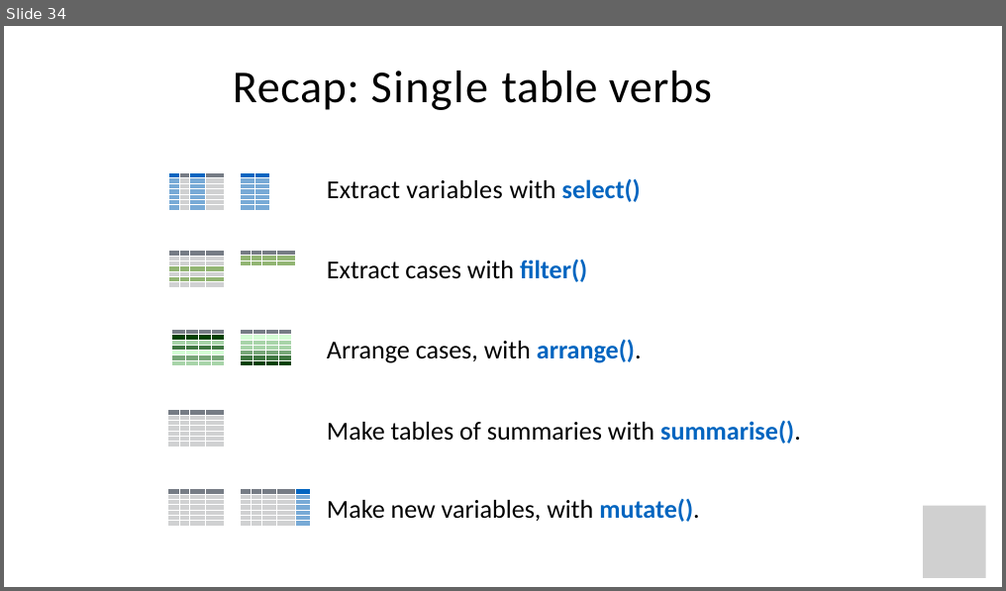
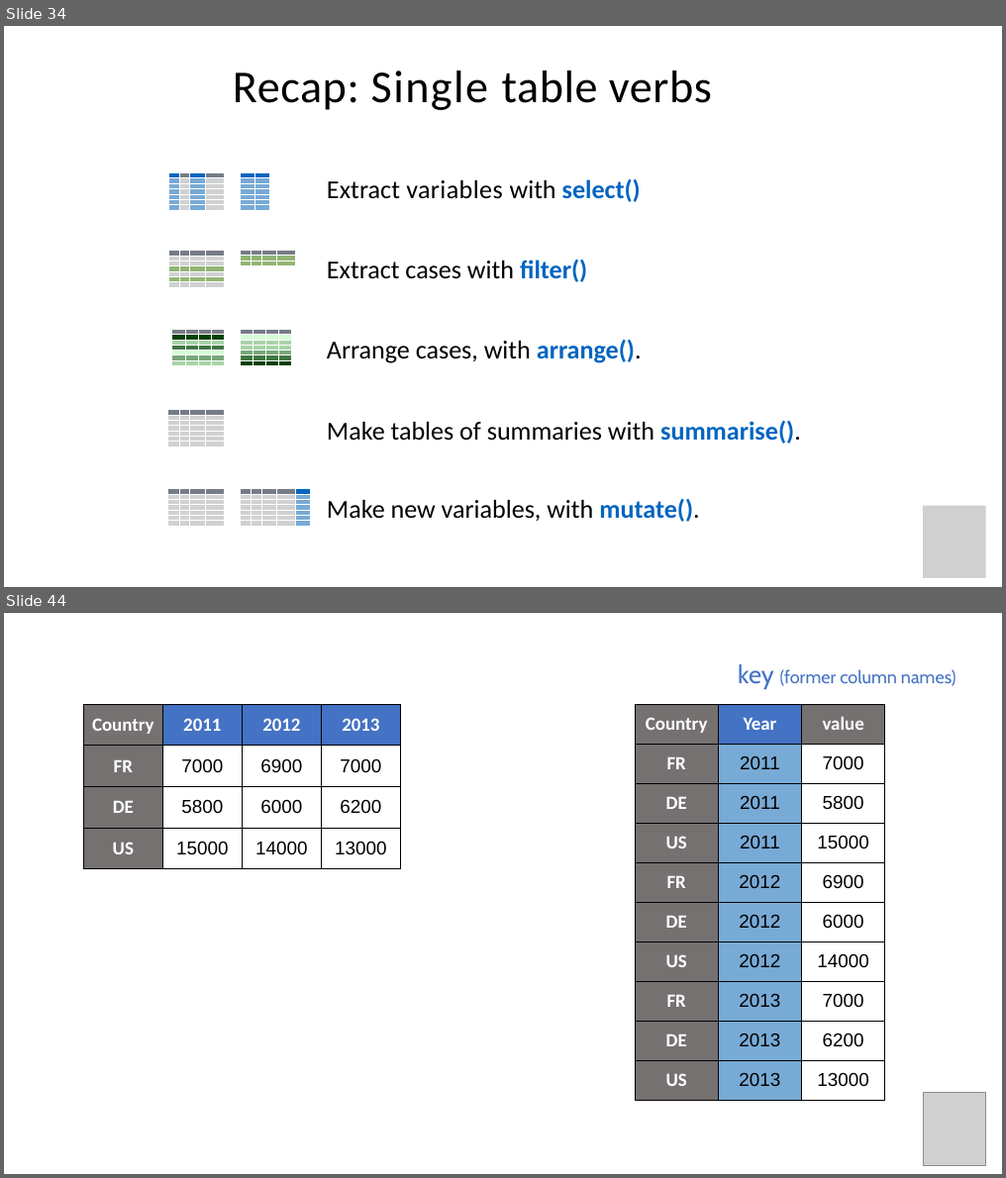
Before and after one commit to Ahmedbargheet/R-for-beginners_UiT, a slide deck: R_workshop_3.ppt. Shown one above the other, each under a label of ours: slide 34 before the commit, slides 34 and 44 after it; the slides between them are not shown. The pictures are 1006x591 and 1006x1178 pixels, drawn with LibreOffice and Linux fonts; fonts in the diff are those of the drawing; grey boxes stand for pictures; background and template pictures are left out. Boxes give left, top, right and bottom in pixels: in the first picture for what was removed or moved away, otherwise in the second. Text is boxed around its words. In the diff, an @@ line names an element or a change of style, - is before the commit and + after.

```diff
--- a/R_workshop_3.ppt
+++ b/R_workshop_3.ppt
@@ slide 44 added at bbox=[4, 613, 1002, 1174], background #FFFFFF @@
@@ text added at bbox=[738, 664, 956, 688], 17.2 pt, text #4472C4 @@
+key (former column names)
@@ table added at bbox=[83, 704, 401, 869], 4 rows, 4 columns @@
+Country | 2011 | 2012 | 2013
+FR | 7000 | 6900 | 7000
+DE | 5800 | 6000 | 6200
+US | 15000 | 14000 | 13000
@@ table added at bbox=[635, 704, 884, 1100], 10 rows, 3 columns @@
+Country | Year | value
+FR | 2011 | 7000
+DE | 2011 | 5800
+US | 2011 | 15000
+FR | 2012 | 6900
+DE | 2012 | 6000
+US | 2012 | 14000
+FR | 2013 | 7000
+DE | 2013 | 6200
+US | 2013 | 13000
@@ picture added at bbox=[924, 1093, 986, 1165] @@
```
Also in this commit, not shown: 26 other slides added, 2 other files.
